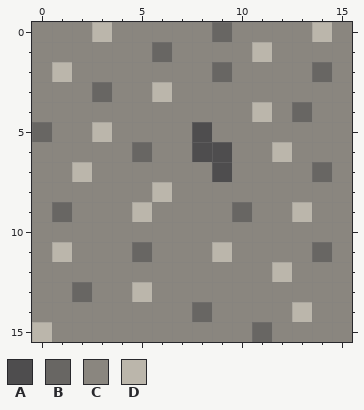
Pixel-art file: art-source/aseprite/block_plinth_stone.aseprite. The picture above is the old version.
16x16 pixels, 1 frame. Colours within 5 levels of each other are drawn and written as one.
Palette (. is transparent): A #4e4d4e  B #686663  C #8a867f  D #bbb6ab
Pixels before, first column x 0:
 0 CCCDCCCCCBCCCCDC
 1 CCCCCCBCCCCDCCCC
 2 CDCCCCCCCBCCCCBC
 3 CCCBCCDCCCCCCCCC
 4 CCCCCCCCCCCDCBCC
 5 BCCDCCCCACCCCCCC
 6 CCCCCBCCAACCDCCC
 7 CCDCCCCCCACCCCBC
 8 CCCCCCDCCCCCCCCC
 9 CBCCCDCCCCBCCDCC
10 CCCCCCCCCCCCCCCC
11 CDCCCBCCCDCCCCBC
12 CCCCCCCCCCCCDCCC
13 CCBCCDCCCCCCCCCC
14 CCCCCCCCBCCCCDCC
15 DCCCCCCCCCCBCCCC
After the commit:
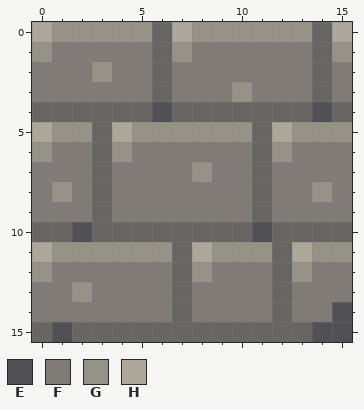
Colours new in this view: E #505055  F #807b76  G #979288  H #ada79a
Commit: redraw the plinth block textures
Difference:
Changed rows in their new state; - is an unchanged pixel.
first column x 0:
 0 HGGGGGBHGGGGGGBH
 1 GFFFFF-GFFFFFFBG
 2 FFFGFFBFFFFFFF-F
 3 FFFFFFBFFFGFFFBF
 4 BBBBBBEBBBBBB-EB
 5 HGGBHGGGGGGBHGGG
 6 GFFBGFFFFFFBGFFF
 7 FFFBFFFFGFFBFFFF
 8 FGFBFFFFFFFBFFGF
 9 FFFBFFFFFFFBFFFF
10 BBEBBBBBBBBEBBBB
11 HGGGGGGBHGGGBHGG
12 GFFFFFFBGFFFBGFF
13 FFGFFFFBFFFFBFFF
14 FFFFFFFBFFFFBFFE
15 BEBBBBBBBBB-BBEE
Pixel boxes of the changes (left, top, right, bottom) in both pictures:
changed: (32, 22, 352, 342)
